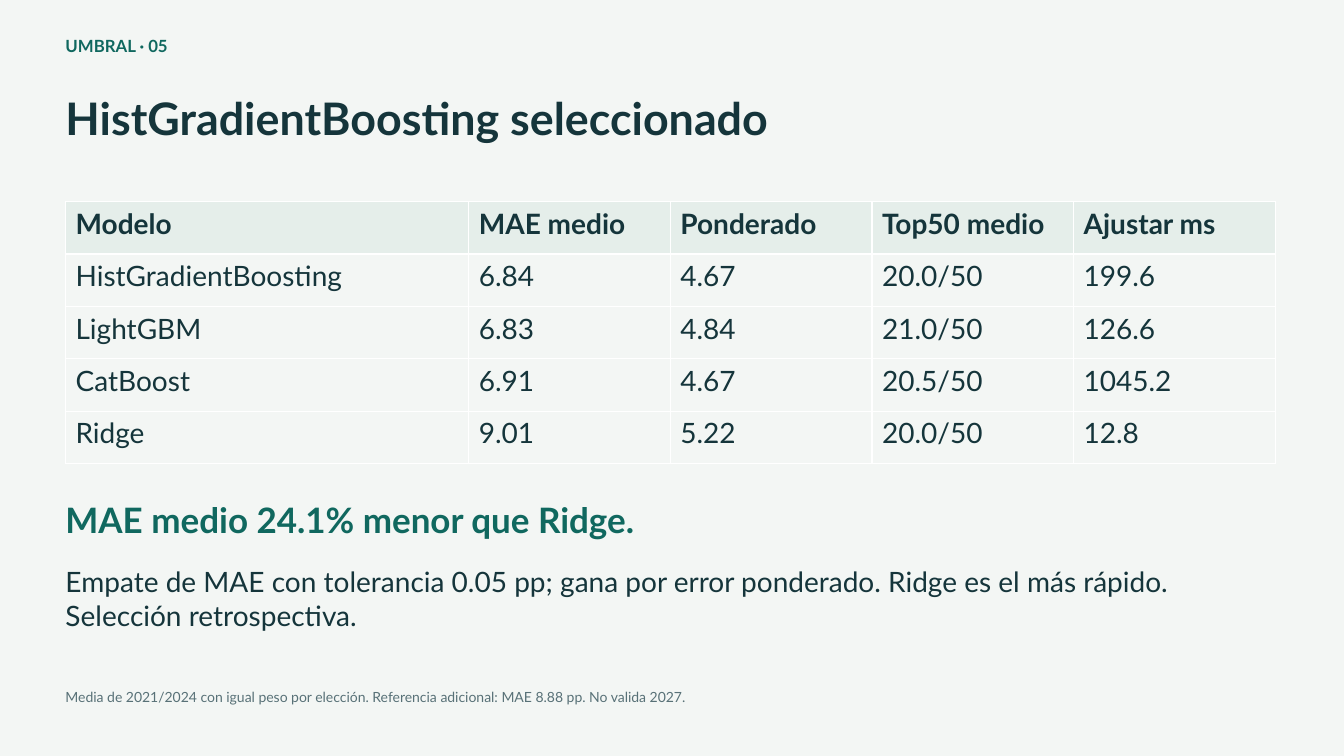
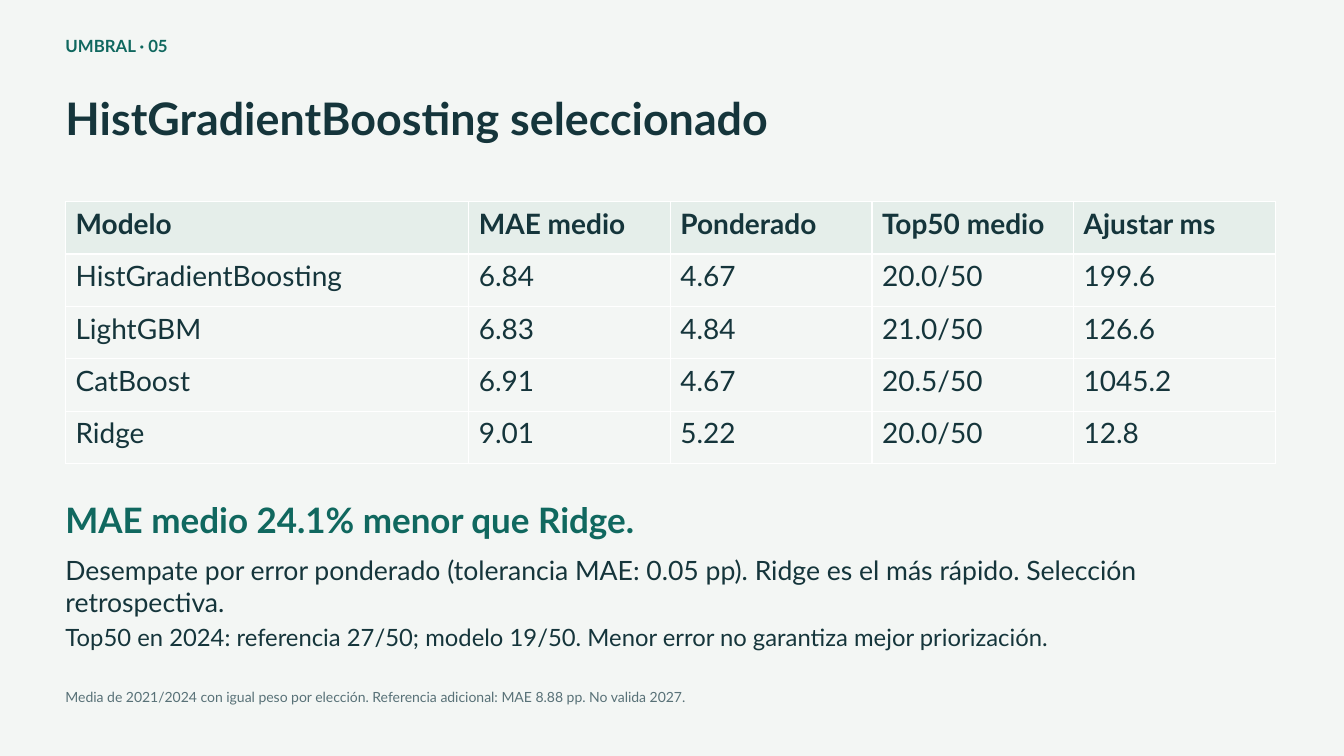
Before and after one commit to Donatelatrump/Ine_Hackaton_2026, a slide deck: slide 5 of 02_Prediccion_y_escenarios_de_riesgo/entrega/presentacion/Umbral_presentacion.pptx. Drawn at 1344x756 pixels with LibreOffice and Linux fonts; fonts in the diff are those of the drawing. Boxes give left, top, right and bottom in pixels: in the first picture for what was removed or moved away, otherwise in the second. Text is boxed around its words. In the diff, an @@ line names an element or a change of style, - is before the commit and + after.

```diff
--- a/02_Prediccion_y_escenarios_de_riesgo/entrega/presentacion/Umbral_presentacion.pptx
+++ b/02_Prediccion_y_escenarios_de_riesgo/entrega/presentacion/Umbral_presentacion.pptx
@@ text at (65,559,1136,617): text changed; size 20 to 19 pt @@
-Empate de MAE con tolerancia 0.05 pp; gana por error ponderado. Ridge es el más rápido. Selección retrospectiva.
+Desempate por error ponderado (tolerancia MAE: 0.05 pp). Ridge es el más rápido. Selección retrospectiva.
@@ text added at (65,628,1048,651), 17 pt, text #15353B @@
+Top50 en 2024: referencia 27/50; modelo 19/50. Menor error no garantiza mejor priorización.
```
Also in this commit, not shown: 3 other slides changed, 24 other files.
